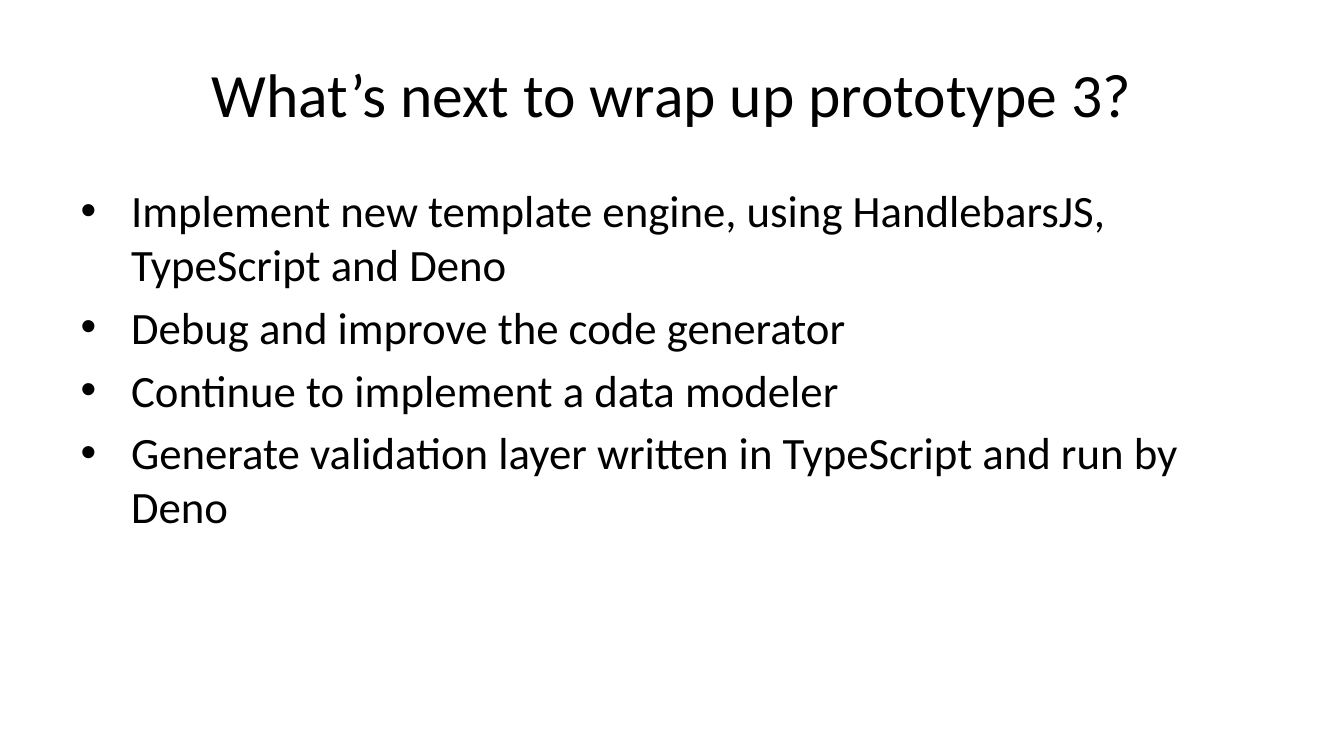
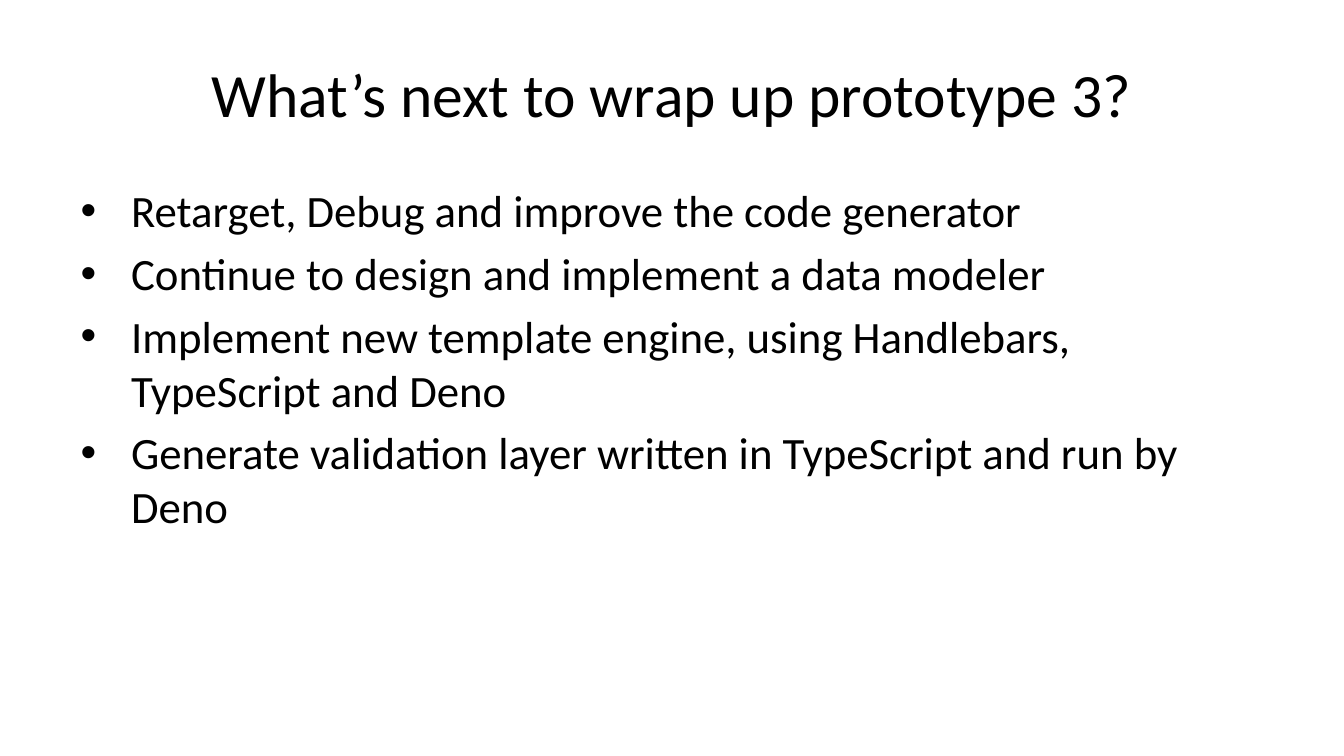
Before and after one commit to caltechlibrary/newt, a slide deck: slide 26 of presentation3/newt-p3.pptx. Drawn at 1344x756 pixels with LibreOffice and Linux fonts; fonts in the diff are those of the drawing. Boxes give left, top, right and bottom in pixels: in the first picture for what was removed or moved away, otherwise in the second. Text is boxed around its words. In the diff, an @@ line names an element or a change of style, - is before the commit and + after.

```diff
--- a/presentation3/newt-p3.pptx
+++ b/presentation3/newt-p3.pptx
@@ text at box(131, 196, 1070, 415): text changed @@
-• Implement new template engine, using HandlebarsJS, TypeScript and Deno
-• Debug and improve the code generator
-• Continue to implement a data modeler
+• Retarget, Debug and improve the code generator
+• Continue to design and implement a data modeler
+• Implement new template engine, using Handlebars, TypeScript and Deno
```
Also in this commit, not shown: 16 other slides changed, 3 slides added, 3 slides removed, 21 other files.
